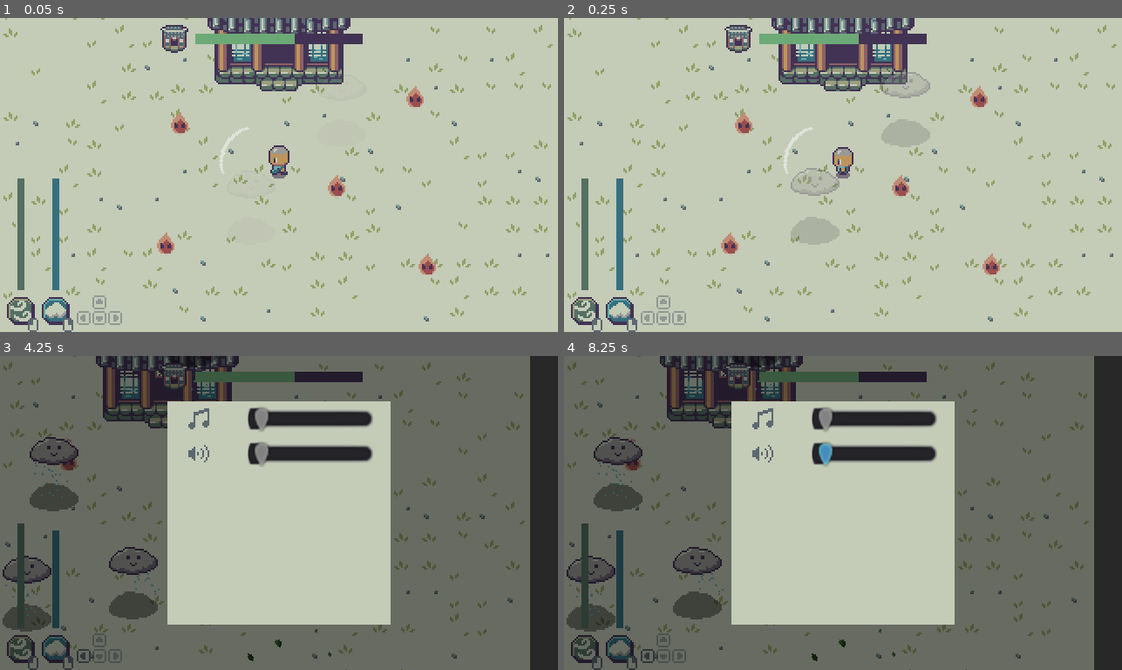
Above: before the commit, frames 1-4 (two rows, left to right).
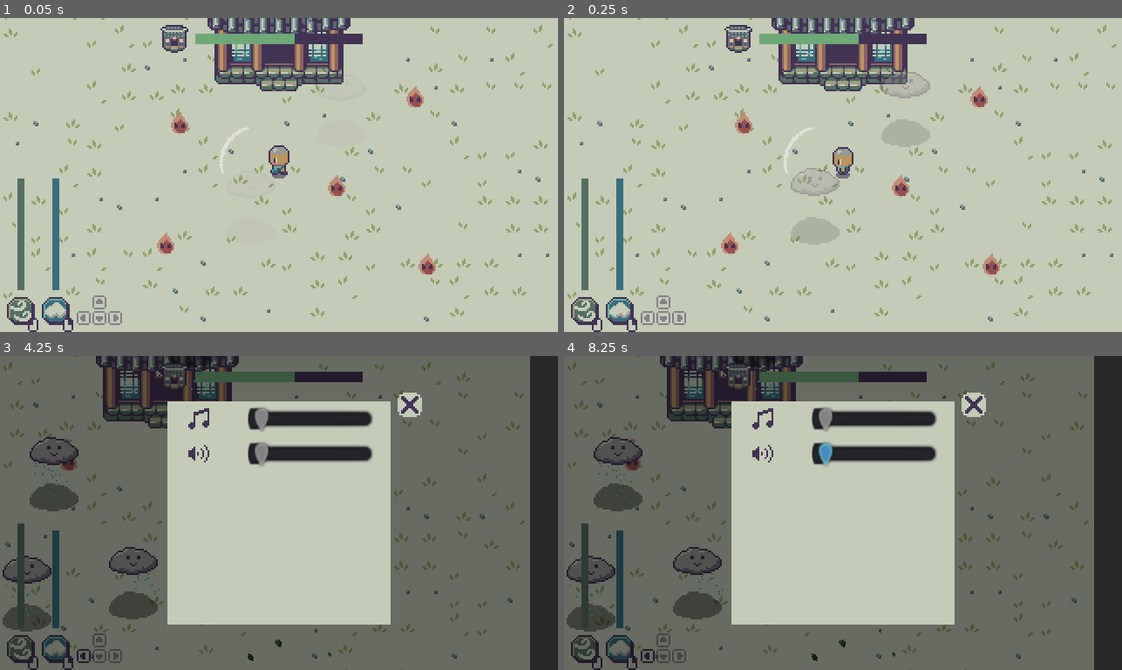
Above: after the commit, the same moments.

Repository: Boyquotes/cloud-keeper
Game: Godot game, scene res://Main.tscn
Two runs of this game, one before a commit and one after it. Both use one fixed random seed, a clock stepped at 60 frames per second and the inputs below.
Inputs (mouse positions are in pixels of both pictures, inside the frame that each line leads up to):
- Up to frame 1 (0.05 s): no input
- Up to frame 2 (0.25 s): no input
- Up to frame 3 (4.25 s): move the mouse to (401, 497) at 0.52 s; hold D (move_right) 0.53-1.28 s; tap Space (spawn_cloud) at 0.6, 2.1, 3.6 s; move the mouse to (167, 528) at 1.27 s; hold S (move_down) 1.28-2.03 s; click (167, 528) at 1.35 s; move the mouse to (334, 443) at 2.02 s; hold D (move_right) 2.03-2.78 s; move the mouse to (251, 575) at 2.77 s; hold W (move_up) 2.78-3.53 s; click (251, 575) at 2.85 s; move the mouse to (446, 560) at 3.52 s; hold A (move_left) from 3.53 s (still down); tap Escape (pause) at 4.15 s
- Up to frame 4 (8.25 s): move the mouse to (675, 465) at 4.27 s; click (675, 465) at 4.35 s; tap Enter at 5, 6.5, 8 s; move the mouse to (870, 513) at 5.02 s; release A (move_left) at 5.03 s; hold S (move_down) 5.03-5.78 s; tap Space (spawn_cloud) at 5.1, 5.75, 6.6, 7.25, 8.1 s; move the mouse to (759, 434) at 5.77 s; hold D (move_right) 5.78-6.53 s; click (759, 434) at 5.85 s; move the mouse to (965, 497) at 6.52 s; hold W (move_up) 6.53-7.28 s; move the mouse to (731, 528) at 7.27 s; hold D (move_right) 7.28-8.03 s; click (731, 528) at 7.35 s; move the mouse to (898, 443) at 8.02 s; hold S (move_down) from 8.03 s (still down)

The runs differ from the first frame. In frame 1, 0.3% of the frame differs, in the area x 5-22%, y 88-100%; in frame 2, 0.3%; in frame 3, 0.6%, in the area x 5-76%, y 11-100%; in frame 4, 0.6%.

Commit message:
Updated settings menu

Diff:
--- a/src/ui/UI.tscn
+++ b/src/ui/UI.tscn
@@ -10,3 +10,4 @@
 [node name="HUD" parent="." instance=ExtResource( 2 )]
 
 [node name="SettingsMenu" parent="." instance=ExtResource( 3 )]
+visible = false
--- a/src/ui/settings/SettingsMenu.gd
+++ b/src/ui/settings/SettingsMenu.gd
@@ -5,5 +5,11 @@
 
 func _process(delta: float) -> void:
 	if Input.is_action_just_pressed("pause"):
-		visible = !visible
-		get_tree().paused = visible
+		toggle_pause()
+
+func _on_CloseButton_pressed() -> void:
+	toggle_pause()
+
+func toggle_pause():
+	visible = !visible
+	get_tree().paused = visible
--- a/src/ui/settings/SettingsMenu.tscn
+++ b/src/ui/settings/SettingsMenu.tscn
@@ -13,6 +13,10 @@
 [sub_resource type="AtlasTexture" id=3]
 atlas = ExtResource( 2 )
 region = Rect2( 16, 32, 16, 16 )
+
+[sub_resource type="AtlasTexture" id=4]
+atlas = ExtResource( 2 )
+region = Rect2( 16, 48, 16, 16 )
 
 [node name="SettingsMenu" type="ColorRect"]
 pause_mode = 2
@@ -85,3 +89,13 @@
 margin_bottom = 16.0
 rect_min_size = Vector2( 72, 0 )
 size_flags_horizontal = 6
+
+[node name="CloseButton" type="TextureButton" parent="."]
+margin_left = 227.0
+margin_top = 20.0
+margin_right = 228.0
+margin_bottom = 21.0
+texture_normal = SubResource( 4 )
+stretch_mode = 3
+
+[connection signal="pressed" from="CloseButton" to="." method="_on_CloseButton_pressed"]
Binary file changed: src/ui/icons.png
Not shown: 1 places in src/ui/settings/SettingsMenu.tscn that only renumber resources
